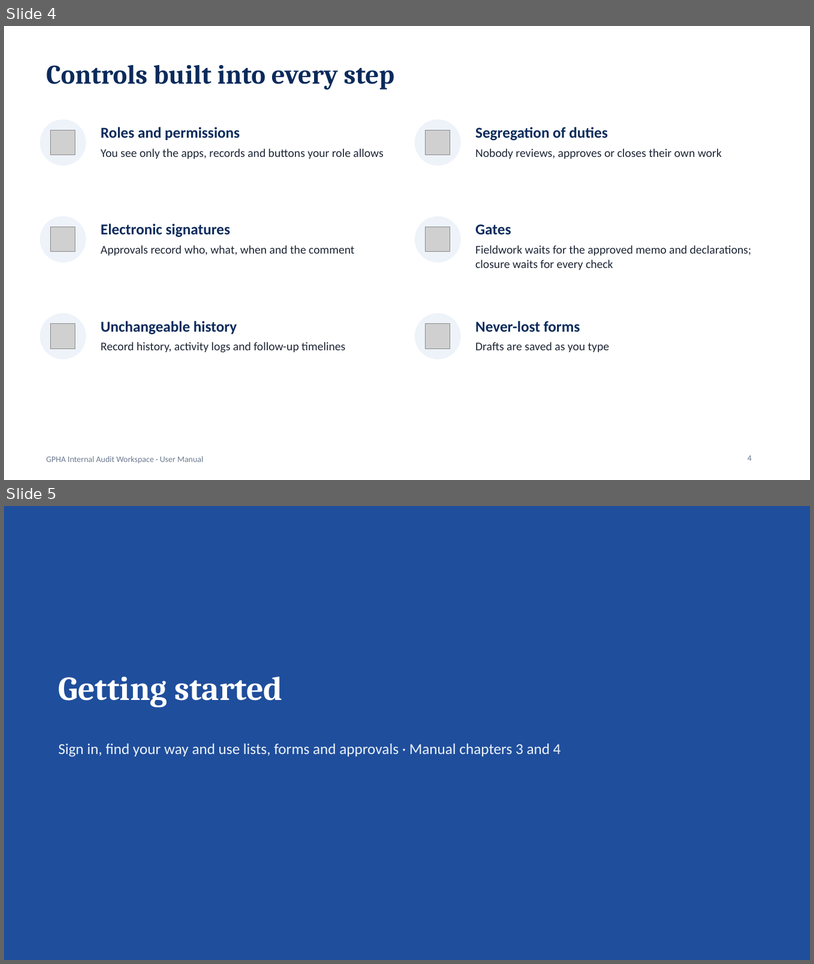
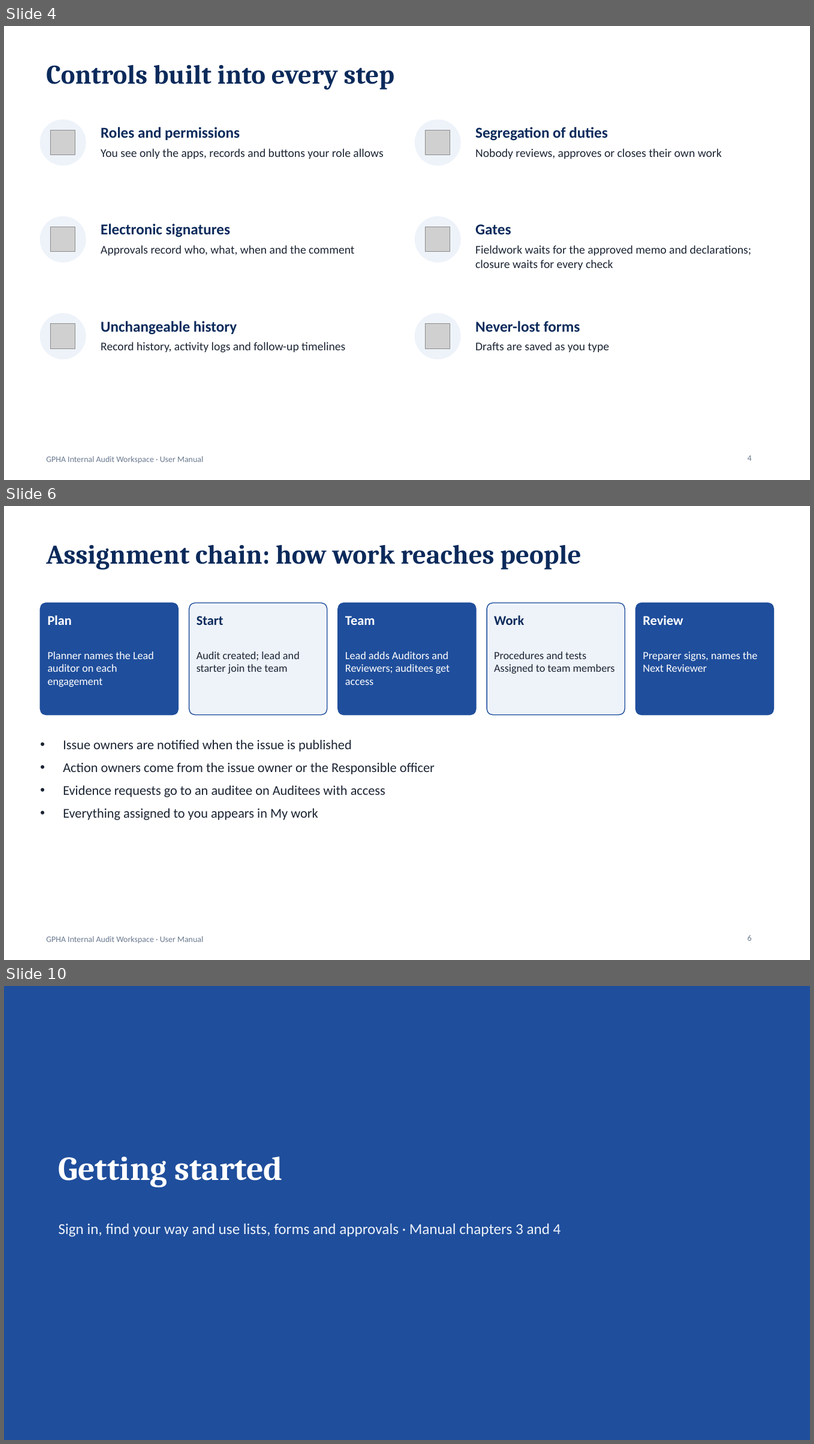
Before and after one commit to kotcdw/GPHAIAWORKSPACE, a slide deck: docs/Usermanual.pptx. Shown one above the other, each under a label of ours: slides 4 and 5 before the commit, slides 4, 6 and 10 after it; the slides between them are not shown. The pictures are 814x964 and 814x1444 pixels, drawn with LibreOffice and Linux fonts; fonts in the diff are those of the drawing; grey boxes stand for pictures. Boxes give left, top, right and bottom in pixels: in the first picture for what was removed or moved away, otherwise in the second. Text is boxed around its words. In the diff, an @@ line names an element or a change of style, - is before the commit and + after.

```diff
--- a/docs/Usermanual.pptx
+++ b/docs/Usermanual.pptx
@@ slide 6 added at <box>4,506,810,960</box>, background #FFFFFF; not listed: 1 template element that a slide beside it also shows @@
@@ title added at <box>46,544,581,570</box>, 32 pt, text #0B2A5B, bold @@
+Assignment chain: how work reaches people
@@ rounded rectangle added at <box>40,603,178,715</box>, fill #1F4E9C, outline #1F4E9C 1 pt @@
@@ rounded rectangle added at <box>189,603,327,715</box>, fill #EEF3FA, outline #1F4E9C 1 pt @@
@@ rounded rectangle added at <box>339,603,476,715</box>, fill #1F4E9C, outline #1F4E9C 1 pt @@
@@ rounded rectangle added at <box>488,603,625,715</box>, fill #EEF3FA, outline #1F4E9C 1 pt @@
@@ rounded rectangle added at <box>636,603,774,715</box>, fill #1F4E9C, outline #1F4E9C 1 pt @@
@@ text added at <box>48,615,72,625</box>, 16 pt, text #FFFFFF, bold @@
+Plan
@@ text added at <box>197,616,224,625</box>, 16 pt, text #0B2A5B, bold @@
+Start
@@ text added at <box>345,616,375,625</box>, 16 pt, text #FFFFFF, bold @@
+Team
@@ text added at <box>494,615,524,625</box>, 16 pt, text #0B2A5B, bold @@
+Work
@@ text added at <box>643,615,683,625</box>, 16 pt, text #FFFFFF, bold @@
+Review
@@ text added at <box>48,651,154,687</box>, 13 pt, text #FFFFFF @@
+Planner names the Lead auditor on each engagement
@@ text added at <box>197,651,300,673</box>, 13 pt, text #1B2433 @@
+Audit created; lead and starter join the team
@@ text added at <box>345,651,450,685</box>, 13 pt, text #FFFFFF @@
+Lead adds Auditors and Reviewers; auditees get access
@@ text added at <box>494,651,615,673</box>, 13 pt, text #1B2433 @@
+Procedures and tests Assigned to team members
@@ text added at <box>643,651,758,672</box>, 13 pt, text #FFFFFF @@
+Preparer signs, names the Next Reviewer
@@ text added at <box>63,739,435,820</box>, 16 pt, text #1B2433 @@
+• Issue owners are notified when the issue is published
+• Action owners come from the issue owner or the Responsible officer
+• Evidence requests go to an auditee on Auditees with access
+• Everything assigned to you appears in My work
@@ page number added at <box>748,934,752,940</box>, 10 pt, text #6B7A90 @@
+6
@@ what was slide 5 is now slide 10 @@
```
Also in this commit, not shown: 1 slide changed, 4 other slides added, 12 other files.
